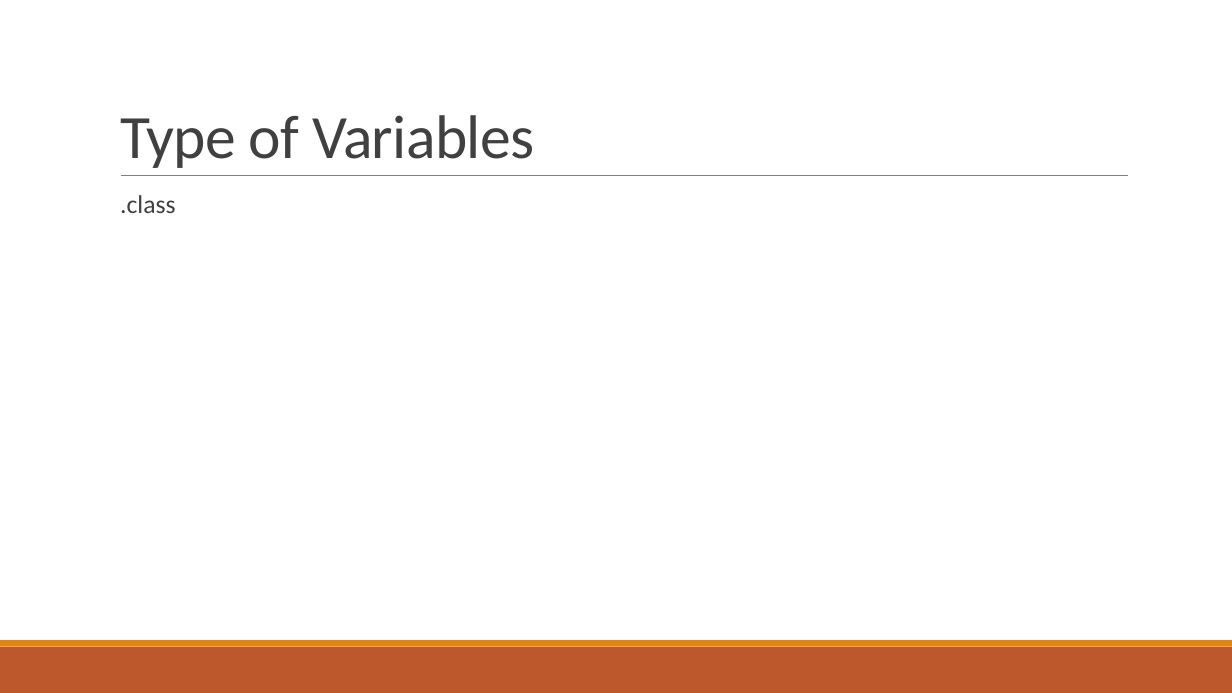
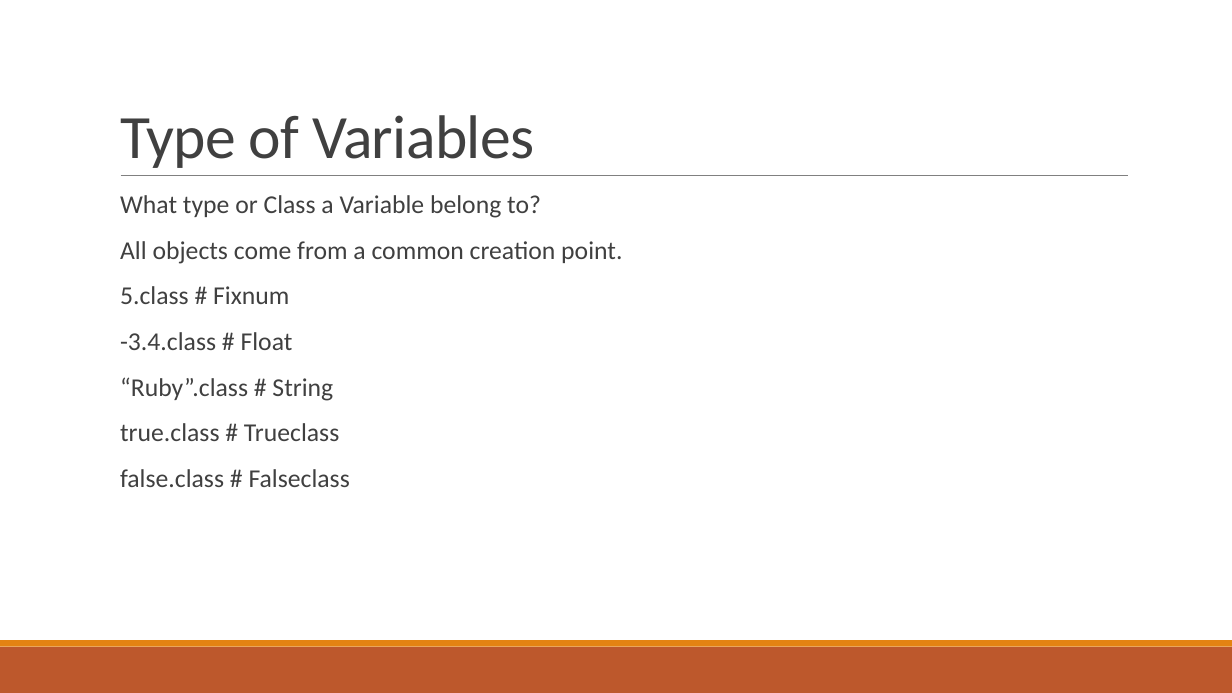
Before and after one commit to pawan9489/TeachingRuby, a slide deck: slide 18 of Session1-Intro.pptx (slide 16 before the commit). Drawn at 1232x693 pixels with LibreOffice and Linux fonts; fonts in the diff are those of the drawing. Boxes give left, top, right and bottom in pixels: in the first picture for what was removed or moved away, otherwise in the second. Text is boxed around its words. In the diff, an @@ line names an element or a change of style, - is before the commit and + after.

```diff
--- a/Session1-Intro.pptx
+++ b/Session1-Intro.pptx
@@ text at box(120, 195, 622, 487): text changed @@
-  .class
+  What type or Class a Variable belong to?
+  All objects come from a common creation point.
+  5.class # Fixnum
+  -3.4.class # Float
+  “Ruby”.class # String
+  true.class # Trueclass
+  false.class # Falseclass
```
Also in this commit, not shown: 3 other slides changed, 2 slides added, 6 other files.
